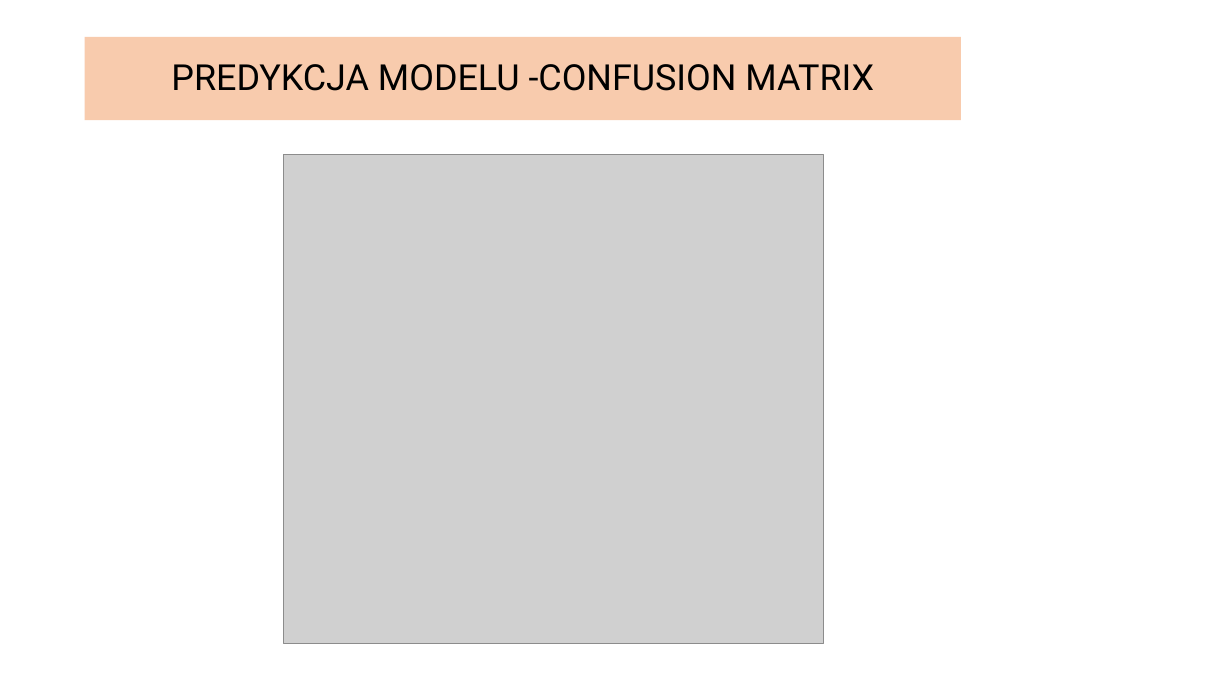
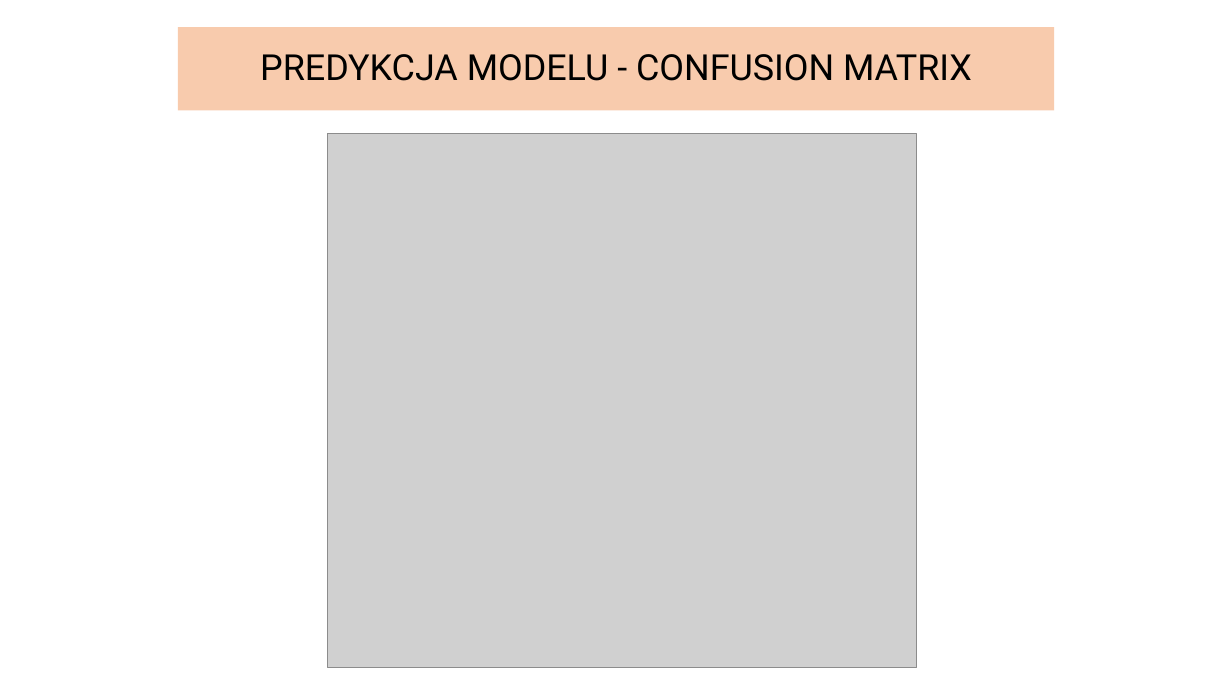
Before and after one commit to infoshareacademy/jdszr7-code-breakers, a slide deck: slide 13 of projekt_dl/SIGN LANGAUGE MNIST.pptx. Drawn at 1232x693 pixels with LibreOffice and Linux fonts; fonts in the diff are those of the drawing; grey boxes stand for pictures. Boxes give left, top, right and bottom in pixels: in the first picture for what was removed or moved away, otherwise in the second. Text is boxed around its words. In the diff, an @@ line names an element or a change of style, - is before the commit and + after.

```diff
--- a/projekt_dl/SIGN LANGAUGE MNIST.pptx
+++ b/projekt_dl/SIGN LANGAUGE MNIST.pptx
@@ title "PREDYKCJA MODELU - CONFUSION MATRIX": place and size @@
-title "PREDYKCJA MODELU - CONFUSION MATRIX" at <box>85,37,961,120</box>
+title "PREDYKCJA MODELU - CONFUSION MATRIX" at <box>178,27,1055,110</box>
@@ title at <box>260,54,972,81</box>: spaces changed @@
-PREDYKCJA MODELU -CONFUSION MATRIX
+PREDYKCJA MODELU - CONFUSION MATRIX
@@ picture: place and size @@
-picture at <box>284,155,823,644</box>
+picture at <box>328,134,918,668</box>
```
Also in this commit, not shown: 9 other slides changed.
